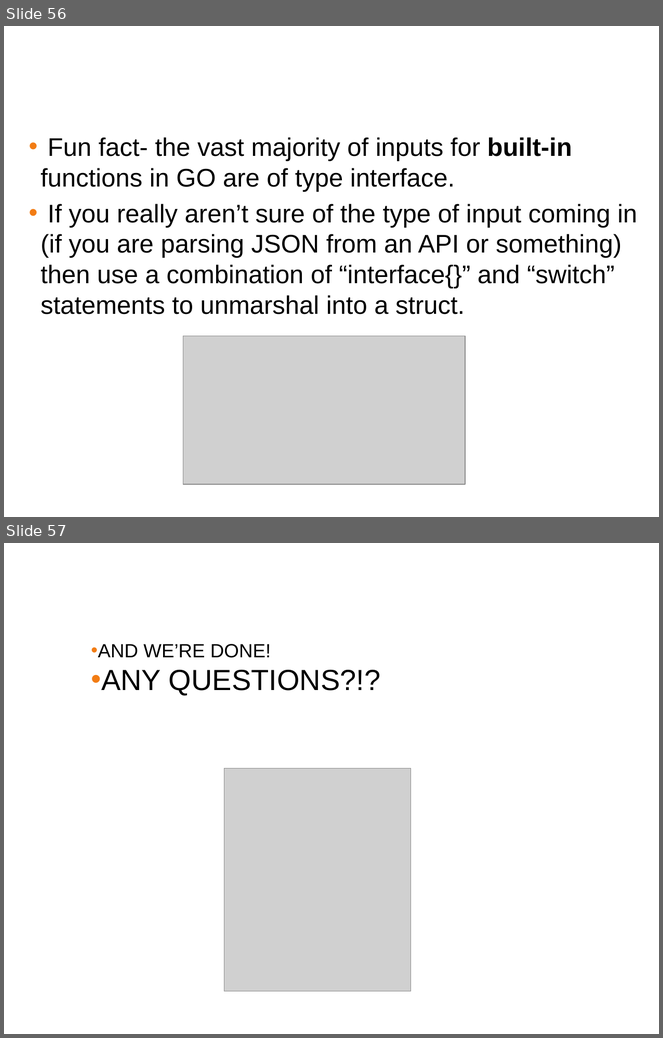
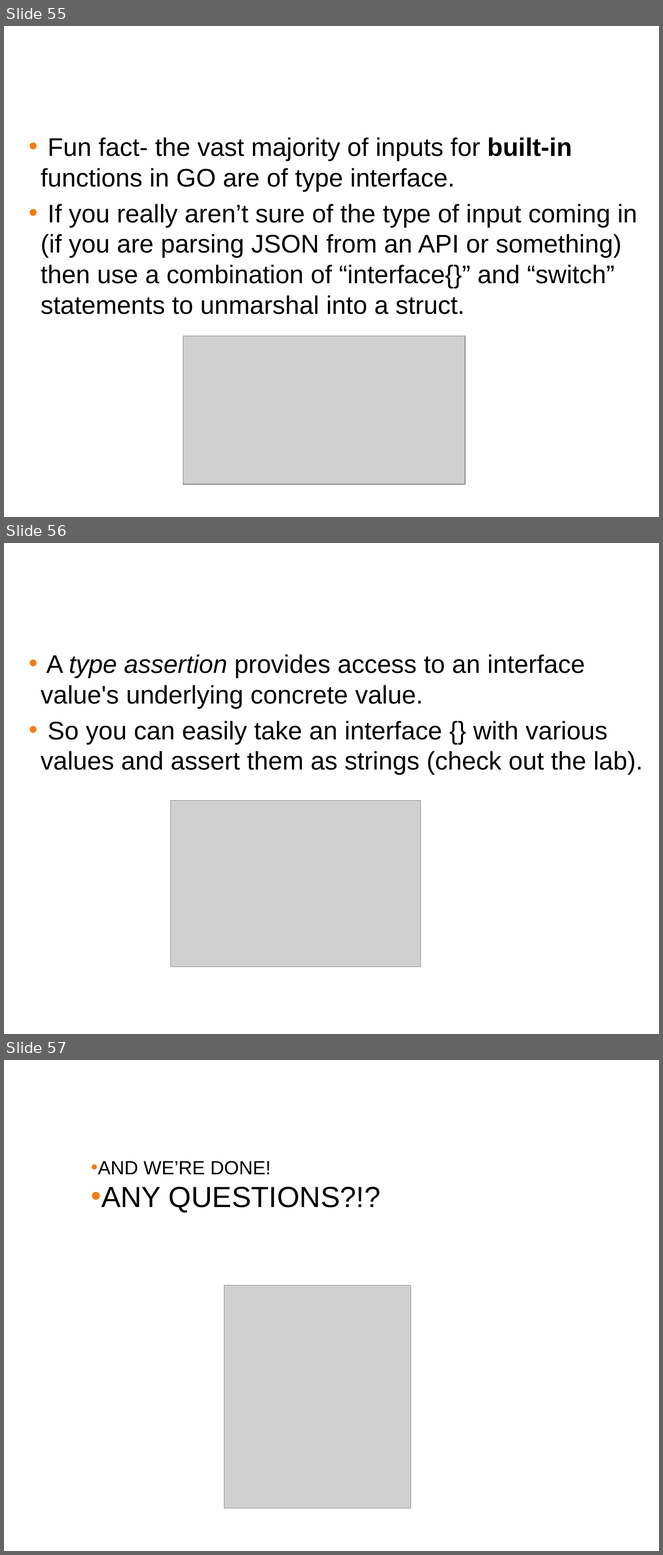
Before and after one commit to ferninphilly/golang_vmware, a slide deck: Module_2/presentations/module_2_presentation.pptx. Shown one above the other, each under a label of ours: slides 56 and 57 before the commit, slides 55, 56 and 57 after it. The pictures are 663x1038 and 663x1555 pixels, drawn with LibreOffice and Linux fonts; fonts in the diff are those of the drawing; grey boxes stand for pictures; background and template pictures are left out. Boxes give left, top, right and bottom in pixels: in the first picture for what was removed or moved away, otherwise in the second. Text is boxed around its words. In the diff, an @@ line names an element or a change of style, - is before the commit and + after.

```diff
--- a/Module_2/presentations/module_2_presentation.pptx
+++ b/Module_2/presentations/module_2_presentation.pptx
@@ slide 56 added at (4,543,659,1034), background #FFFFFF @@
@@ title added at (9,554,653,602), 38 pt, text #FFFFFF @@
+Interface Type assertions
@@ text added at (40,654,643,775), 28 pt, text #000000 @@
+• A type assertion provides access to an interface value's underlying concrete value.
+• So you can easily take an interface {} with various values and assert them as strings (check out the lab).
@@ picture added at (170,800,421,967) @@
@@ what was slide 56 is now slide 55 @@
```
Also in this commit, not shown: 1 slide removed, 3 other files.
